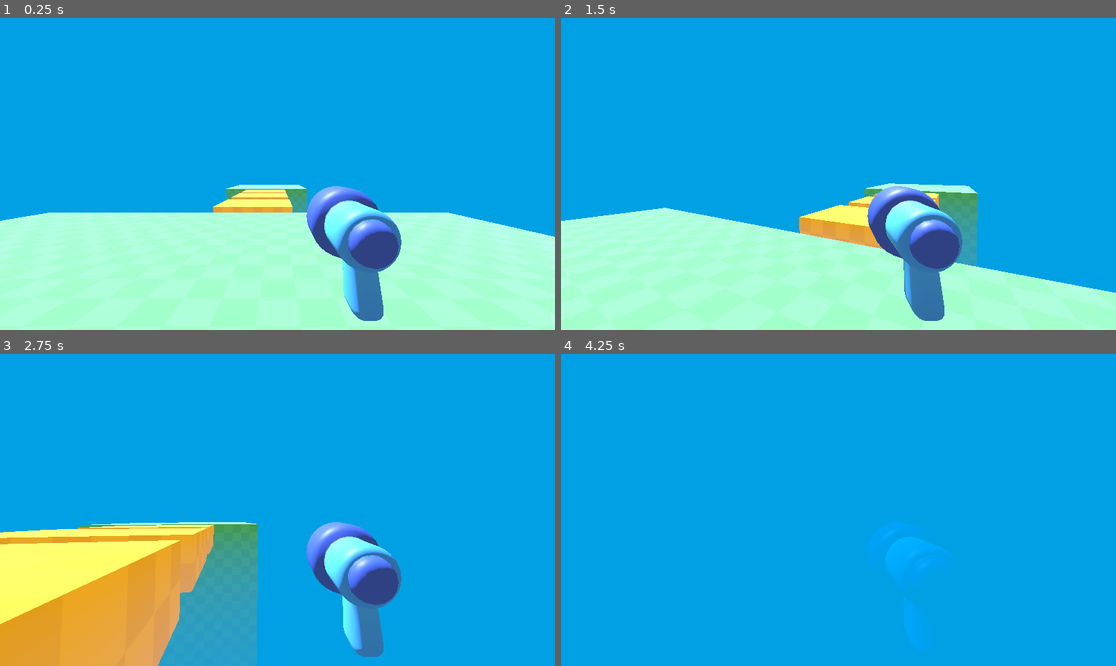
Above: before the commit, frames 1-4 (two rows, left to right).
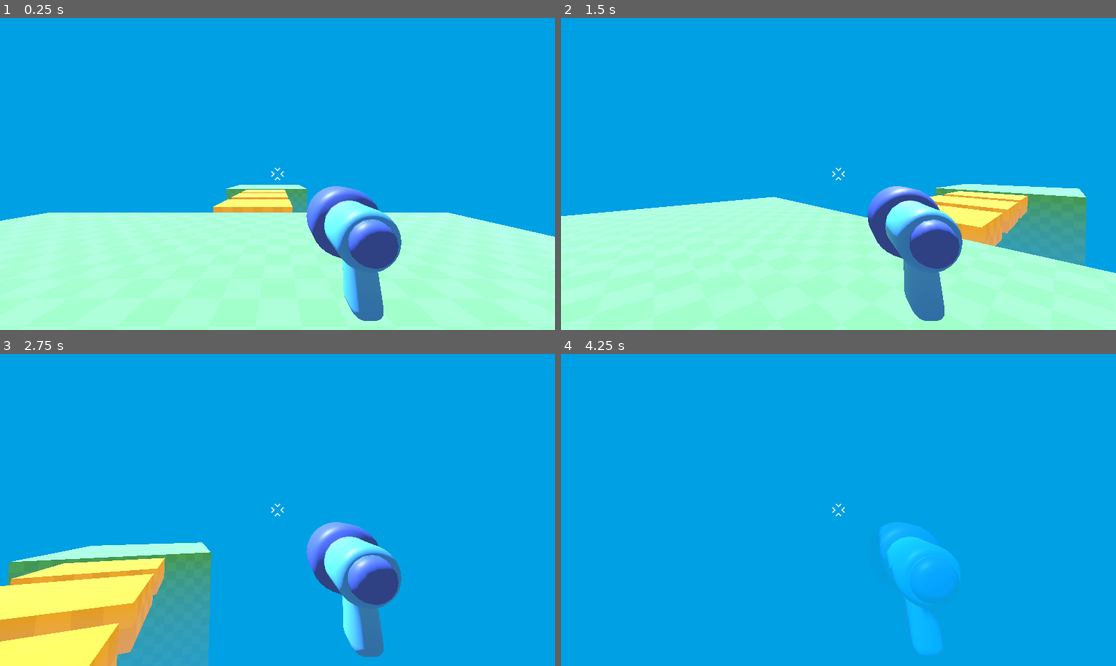
Above: after the commit, the same moments.

Repository: autrera/tutorial-fps-survivors-arena
Game: Godot game, scene res://level/temporary_level.tscn
Two runs of this game, one before a commit and one after it. Both use one fixed random seed, a clock stepped at 60 frames per second and the inputs below.
Inputs (mouse positions are in pixels of both pictures, inside the frame that each line leads up to):
- Up to frame 1 (0.25 s): no input
- Up to frame 2 (1.5 s): tap Enter at 0.5 s; move the mouse to (866, 174) at 0.52 s; hold W (move_forward) from 0.53 s (still down); tap Space (jump) at 0.77 s; move the mouse to (810, 174) at 1.27 s
- Up to frame 3 (2.75 s): keep holding W (move_forward); tap Space (jump) at 1.52 s; move the mouse to (288, 503) at 2.02 s
- Up to frame 4 (4.25 s): keep holding W (move_forward); move the mouse to (832, 516) at 2.77 s; tap Space (jump) at 3.02, 3.77 s; move the mouse to (877, 513) at 3.52 s

The runs differ from the first frame. In frame 1, less than 0.1% of the frame differs, in the area x 48-52%, y 47-53%; in frame 2, 11%; in frame 3, 15%, in the area x 0-71%, y 47-100%; in frame 4, 1.2%.

Commit message:
Add the reticle for the player viewe

Diff:
--- a/player.gd
+++ b/player.gd
@@ -1,4 +1,5 @@
 extends CharacterBody3D
+
 
 func _ready():
 	Input.set_mouse_mode(Input.MOUSE_MODE_CAPTURED)
@@ -13,6 +14,7 @@
 		)
 	elif event.is_action_pressed("ui_cancel"):
 		Input.set_mouse_mode(Input.MOUSE_MODE_VISIBLE)
+
 
 func _physics_process(delta: float) -> void:
 	const SPEED = 5.5
--- a/player.tscn
+++ b/player.tscn
@@ -1,7 +1,8 @@
-[gd_scene load_steps=4 format=3 uid="uid://d0vxqnscejbjg"]
+[gd_scene load_steps=5 format=3 uid="uid://d0vxqnscejbjg"]
 
 [ext_resource type="PackedScene" uid="uid://crfyc4hc3x4at" path="res://player/simple_gun/gun_model.glb" id="1_4flbx"]
 [ext_resource type="Script" uid="uid://corrr0lo432yj" path="res://player.gd" id="1_onrkg"]
+[ext_resource type="Texture2D" uid="uid://0377i2hk4o5o" path="res://player/reticle.png" id="3_i3pqv"]
 
 [sub_resource type="CapsuleShape3D" id="CapsuleShape3D_sh265"]
 
@@ -18,3 +19,18 @@
 
 [node name="gun_model" parent="Camera3D" instance=ExtResource("1_4flbx")]
 transform = Transform3D(-0.634645, 0, 0.0161644, 0, 0.634851, 0, -0.0161644, 0, -0.634645, 0.376598, -0.28856, -1.01606)
+
+[node name="Reticle" type="TextureRect" parent="."]
+anchors_preset = 8
+anchor_left = 0.5
+anchor_top = 0.5
+anchor_right = 0.5
+anchor_bottom = 0.5
+offset_left = -24.0
+offset_top = -24.0
+offset_right = 24.0
+offset_bottom = 24.0
+grow_horizontal = 2
+grow_vertical = 2
+texture = ExtResource("3_i3pqv")
+expand_mode = 1
--- a/project.godot
+++ b/project.godot
@@ -14,6 +14,11 @@
 run/main_scene="uid://dp7sxe5xl5shk"
 config/features=PackedStringArray("4.4", "Mobile")
 config/icon="res://icon.svg"
+
+[display]
+
+window/size/viewport_width=1920
+window/size/viewport_height=1080
 
 [input]
 
